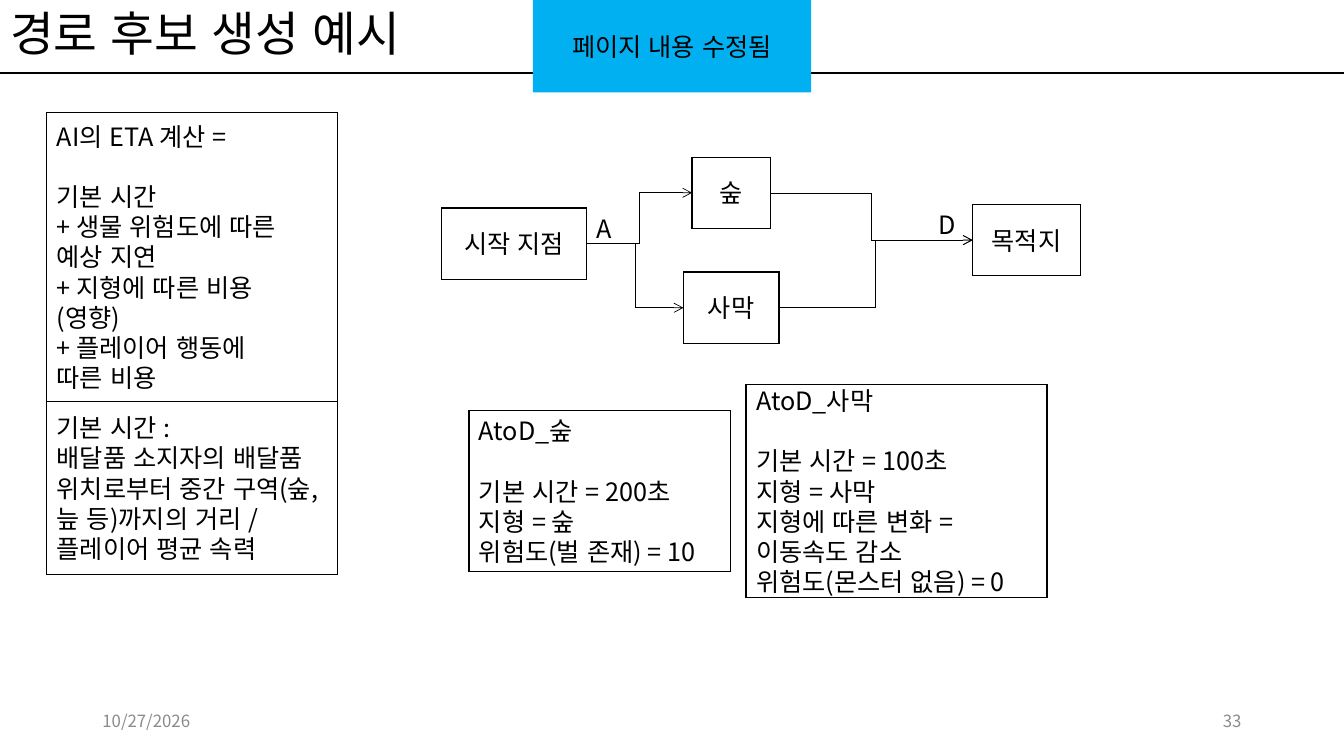
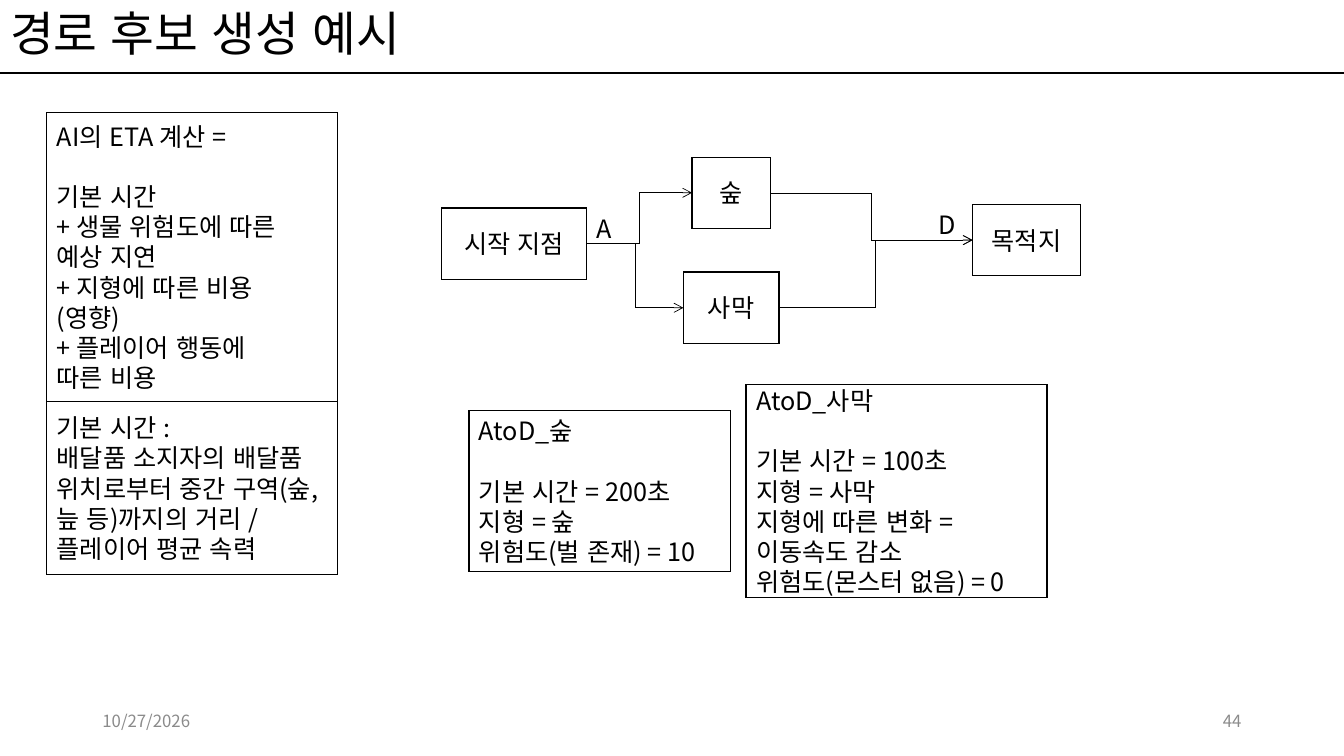
Before and after one commit to kwakyerin/2026_Graduation_Project, a slide deck: slide 44 of documents/HyunahKwon/design/designing/for_teammates/배트와 달트_기획.pptx (slide 33 before the commit). Drawn at 1344x756 pixels with LibreOffice and Linux fonts; fonts in the diff are those of the drawing. Boxes give left, top, right and bottom in pixels: in the first picture for what was removed or moved away, otherwise in the second. Text is boxed around its words. In the diff, an @@ line names an element or a change of style, - is before the commit and + after.

Commit message:
AI아키텍쳐 알고리즘 세부 기획
목적지와 시작점 확인 및 1차 후보지와 경로 거리계산

```diff
--- a/documents/HyunahKwon/design/designing/for_teammates/배트와 달트_기획.pptx
+++ b/documents/HyunahKwon/design/designing/for_teammates/배트와 달트_기획.pptx
@@ rectangle removed at box(533, 0, 812, 93) @@
-페이지 내용 수정됨
@@ page number at box(1223, 715, 1242, 727): text changed @@
-33
+44
```
Also in this commit, not shown: 4 other slides changed, 12 slides added.
